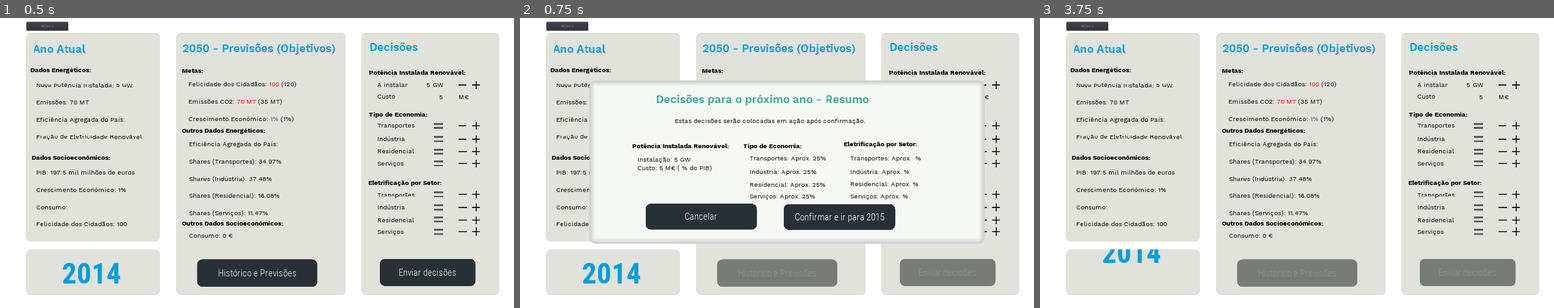
Above: before the commit, frames 1-3 (left to right).
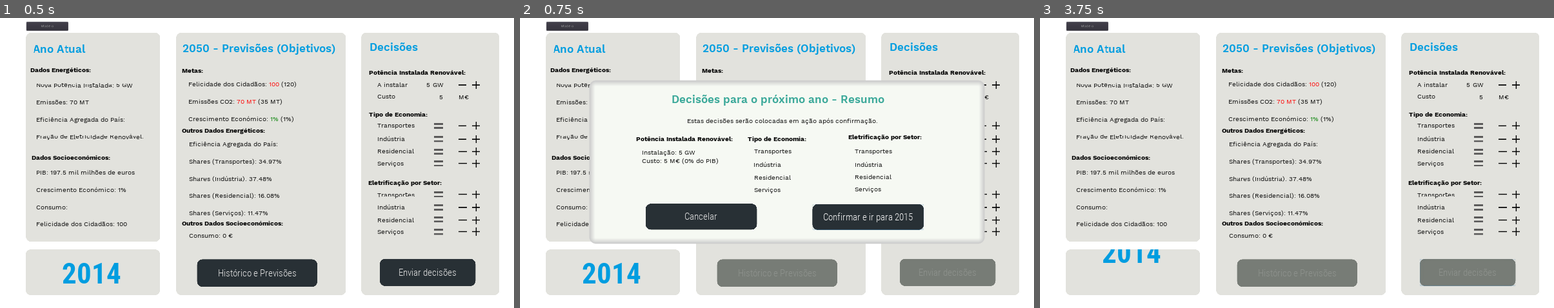
Above: after the commit, the same moments.

Repository: TiagoTaveira/ExergyX
Game: Godot game, scene res://MainScene.tscn
The game is run twice, just before and just after one commit, with the same random seed, the same clock (stepped at 60 frames per second) and the same inputs.
Inputs (mouse positions are in pixels of both pictures, inside the frame that each line leads up to):
- Up to frame 1 (0.5 s): no input
- Up to frame 2 (0.75 s): click "Enviar decisões" at 0.5 s
- Up to frame 3 (3.75 s): click (1502, 87) at 1.25 s; click (1518, 87) at 2 s; click "Modelo" at 2.75 s; click "Confirmar e ir para 2015" at 3.5 s

Frame 1 is identical in both runs. In frame 2, 4.4% of the frame differs, in the area x 21-79%, y 26-74%; in frame 3, nothing differs.

Commit message:
Add "Percentage of GDP used" stat to decisions screen

Diff:
--- a/MainScene.gd
+++ b/MainScene.gd
@@ -179,7 +179,7 @@
 func _on_Button_pressed(): #Submit Decisions Button
 	#get_node("AcceptDialog").popup_centered_ratio(0.20)
 	disable_all_buttons()
-	calculate_percentages()
+	#calculate_percentages()  #DEPRECATED
 	update_confirmation_popup()
 	get_node("ConfirmationPopup").popup()
 	#var packed_scene = PackedScene.new()
@@ -369,11 +369,8 @@
 
 func update_confirmation_popup():
 	get_node("ConfirmationPopup/Control/ConfirmarDecisoes").text = "Confirmar e ir para " + str(PlayerVariables.current_year + 1)
-	get_node("ConfirmationPopup/Control/ResumoPotenciaInstalada …(106 unchanged characters)… layerVariables.investment_cost) + " M€ ( % do PIB)"
-	get_node("ConfirmationPopup/Control/Transportes").text = "Transportes: Aprox. " + str(PlayerVariables.economy_type_percentage_transportation) + "%"
-	get_node("ConfirmationPopup/Control/Industria").text = "Indústria: Aprox. " + str(PlayerVariables.economy_type_percentage_industry) + "%"
-	get_node("ConfirmationPopup/Control/Residencial").text = "Residencial: Aprox. " + str(PlayerVariables.economy_type_percentage_residential) + "%"
-	get_node("ConfirmationPopup/Control/Servicos").text = "Serviços: Aprox. " + str(PlayerVariables.economy_type_percentage_services) + "%"
+	get_node("ConfirmationPopup/Control/ResumoPotenciaInstalada …(106 unchanged characters)… layerVariables.investment_cost) + " M€ (" + str(stepify(((PlayerVariables.investment_cost / PlayerVariables.money)) * 100, 0.1)) + "% do PIB)"
+
 
 
 func update_level_images():
--- a/MainScene.tscn
+++ b/MainScene.tscn
@@ -1036,19 +1036,19 @@
 margin_bottom = 585.0
 
 [node name="Titulo" type="RichTextLabel" parent="ConfirmationPopup/Control"]
-margin_left = 227.714
+margin_left = 283.714
 margin_top = 24.9927
-margin_right = 1200.71
+margin_right = 1256.71
 margin_bottom = 83.9927
 custom_fonts/normal_font = ExtResource( 4 )
 custom_colors/default_color = Color( 0.227451, 0.658824, 0.6, 1 )
 text = "Decisões para o próximo ano - Resumo"
 
 [node name="ResumoPotenciaInstalada" type="RichTextLabel" parent="ConfirmationPopup/Control"]
-margin_left = 157.869
-margin_top = 256.929
-margin_right = 1862.87
-margin_bottom = 339.929
+margin_left = 173.869
+margin_top = 230.929
+margin_right = 1878.87
+margin_bottom = 313.929
 custom_fonts/normal_font = ExtResource( 6 )
 custom_colors/default_color = Color( 0, 0, 0, 1 )
 bbcode_enabled = true
@@ -1078,19 +1078,19 @@
 text = "Com a distribuição de recursos definida, os setores abaixo beneficiarão dos seguintes shares de eletrificação:"
 
 [node name="FinalMessage" type="RichTextLabel" parent="ConfirmationPopup/Control"]
-margin_left = 297.074
+margin_left = 342.074
 margin_top = 114.186
-margin_right = 1681.07
+margin_right = 1726.07
 margin_bottom = 157.186
 custom_fonts/normal_font = ExtResource( 6 )
 custom_colors/default_color = Color( 0, 0, 0, 1 )
 text = "Estas decisões serão colocadas em ação após confirmação."
 
 [node name="PotenciaInstalada" type="RichTextLabel" parent="ConfirmationPopup/Control"]
-margin_left = 136.869
-margin_top = 205.929
-margin_right = 1664.87
-margin_bottom = 264.929
+margin_left = 152.869
+margin_top = 179.929
+margin_right = 1680.87
+margin_bottom = 238.929
 rect_pivot_offset = Vector2( 0, 21.7076 )
 custom_fonts/bold_font = ExtResource( 5 )
 custom_fonts/normal_font = ExtResource( 6 )
@@ -1100,10 +1100,10 @@
 text = "Potência Instalada Renovável:"
 
 [node name="TipoEconomia" type="RichTextLabel" parent="ConfirmationPopup/Control"]
-margin_left = 552.113
-margin_top = 206.525
-margin_right = 931.114
-margin_bottom = 249.525
+margin_left = 568.113
+margin_top = 180.525
+margin_right = 947.114
+margin_bottom = 223.525
 rect_pivot_offset = Vector2( 0, 21.7076 )
 custom_fonts/bold_font = ExtResource( 5 )
 custom_fonts/normal_font = ExtResource( 6 )
@@ -1113,10 +1113,10 @@
 text = "Tipo de Economia:"
 
 [node name="EletrificacaoSetor" type="RichTextLabel" parent="ConfirmationPopup/Control"]
-margin_left = 925.638
-margin_top = 199.895
-margin_right = 1775.63
-margin_bottom = 242.895
+margin_left = 941.638
+margin_top = 173.895
+margin_right = 1791.63
+margin_bottom = 216.895
 rect_pivot_offset = Vector2( 0, 21.7076 )
 custom_fonts/bold_font = ExtResource( 5 )
 custom_fonts/normal_font = ExtResource( 6 )
@@ -1126,105 +1126,105 @@
 text = "Eletrificação por Setor:"
 
 [node name="Transportes" type="RichTextLabel" parent="ConfirmationPopup/Control"]
-margin_left = 574.699
-margin_top = 253.483
-margin_right = 1980.69
-margin_bottom = 296.483
-rect_pivot_offset = Vector2( 0, 21.7076 )
-custom_fonts/normal_font = ExtResource( 6 )
-custom_colors/default_color = Color( 0, 0, 0, 1 )
-bbcode_enabled = true
-bbcode_text = "Transportes: Aprox.  %"
-text = "Transportes: Aprox.  %"
+margin_left = 590.699
+margin_top = 227.483
+margin_right = 1996.69
+margin_bottom = 270.483
+rect_pivot_offset = Vector2( 0, 21.7076 )
+custom_fonts/normal_font = ExtResource( 6 )
+custom_colors/default_color = Color( 0, 0, 0, 1 )
+bbcode_enabled = true
+bbcode_text = "Transportes"
+text = "Transportes"
 
 [node name="Transportes2" type="RichTextLabel" parent="ConfirmationPopup/Control"]
-margin_left = 950.088
-margin_top = 251.825
-margin_right = 2311.08
-margin_bottom = 294.825
-rect_pivot_offset = Vector2( 0, 21.7076 )
-custom_fonts/normal_font = ExtResource( 6 )
-custom_colors/default_color = Color( 0, 0, 0, 1 )
-bbcode_enabled = true
-bbcode_text = "Transportes: Aprox.  %"
-text = "Transportes: Aprox.  %"
+margin_left = 966.088
+margin_top = 225.825
+margin_right = 2327.08
+margin_bottom = 268.825
+rect_pivot_offset = Vector2( 0, 21.7076 )
+custom_fonts/normal_font = ExtResource( 6 )
+custom_colors/default_color = Color( 0, 0, 0, 1 )
+bbcode_enabled = true
+bbcode_text = "Transportes"
+text = "Transportes"
 
 [node name="Industria" type="RichTextLabel" parent="ConfirmationPopup/Control"]
-margin_left = 573.699
-margin_top = 303.483
-margin_right = 2007.69
-margin_bottom = 346.483
-rect_pivot_offset = Vector2( 0, 21.7076 )
-custom_fonts/normal_font = ExtResource( 6 )
-custom_colors/default_color = Color( 0, 0, 0, 1 )
-bbcode_enabled = true
-bbcode_text = "Indústria: Aprox. %"
-text = "Indústria: Aprox. %"
+margin_left = 589.699
+margin_top = 277.483
+margin_right = 2023.69
+margin_bottom = 320.483
+rect_pivot_offset = Vector2( 0, 21.7076 )
+custom_fonts/normal_font = ExtResource( 6 )
+custom_colors/default_color = Color( 0, 0, 0, 1 )
+bbcode_enabled = true
+bbcode_text = "Indústria"
+text = "Indústria"
 
 [node name="Industria2" type="RichTextLabel" parent="ConfirmationPopup/Control"]
-margin_left = 949.088
-margin_top = 301.825
-margin_right = 2487.08
-margin_bottom = 344.825
-rect_pivot_offset = Vector2( 0, 21.7076 )
-custom_fonts/normal_font = ExtResource( 6 )
-custom_colors/default_color = Color( 0, 0, 0, 1 )
-bbcode_enabled = true
-bbcode_text = "Indústria: Aprox. %"
-text = "Indústria: Aprox. %"
+margin_left = 965.088
+margin_top = 275.825
+margin_right = 2503.08
+margin_bottom = 318.825
+rect_pivot_offset = Vector2( 0, 21.7076 )
+custom_fonts/normal_font = ExtResource( 6 )
+custom_colors/default_color = Color( 0, 0, 0, 1 )
+bbcode_enabled = true
+bbcode_text = "Indústria"
+text = "Indústria"
 
 [node name="Residencial" type="RichTextLabel" parent="ConfirmationPopup/Control"]
-margin_left = 574.699
-margin_top = 350.483
-margin_right = 1939.69
-margin_bottom = 393.483
-rect_pivot_offset = Vector2( 0, 21.7076 )
-custom_fonts/normal_font = ExtResource( 6 )
-custom_colors/default_color = Color( 0, 0, 0, 1 )
-bbcode_enabled = true
-bbcode_text = "Residencial: Aprox. %"
-text = "Residencial: Aprox. %"
+margin_left = 590.699
+margin_top = 324.483
+margin_right = 1955.69
+margin_bottom = 367.483
+rect_pivot_offset = Vector2( 0, 21.7076 )
+custom_fonts/normal_font = ExtResource( 6 )
+custom_colors/default_color = Color( 0, 0, 0, 1 )
+bbcode_enabled = true
+bbcode_text = "Residencial"
+text = "Residencial"
 
 [node name="Residencial2" type="RichTextLabel" parent="ConfirmationPopup/Control"]
-margin_left = 950.088
-margin_top = 348.825
-margin_right = 2303.08
-margin_bottom = 391.825
-rect_pivot_offset = Vector2( 0, 21.7076 )
-custom_fonts/normal_font = ExtResource( 6 )
-custom_colors/default_color = Color( 0, 0, 0, 1 )
-bbcode_enabled = true
-bbcode_text = "Residencial: Aprox. %"
-text = "Residencial: Aprox. %"
+margin_left = 966.088
+margin_top = 322.825
+margin_right = 2319.08
+margin_bottom = 365.825
+rect_pivot_offset = Vector2( 0, 21.7076 )
+custom_fonts/normal_font = ExtResource( 6 )
+custom_colors/default_color = Color( 0, 0, 0, 1 )
+bbcode_enabled = true
+bbcode_text = "Residencial"
+text = "Residencial"
 
 [node name="Servicos" type="RichTextLabel" parent="ConfirmationPopup/Control"]
-margin_left = 574.699
-margin_top = 395.483
-margin_right = 1982.69
-margin_bottom = 438.483
-rect_pivot_offset = Vector2( 0, 21.7076 )
-custom_fonts/normal_font = ExtResource( 6 )
-custom_colors/default_color = Color( 0, 0, 0, 1 )
-bbcode_enabled = true
-bbcode_text = "Serviços: Aprox. %"
-text = "Serviços: Aprox. %"
+margin_left = 590.699
+margin_top = 369.483
+margin_right = 1998.69
+margin_bottom = 412.483
+rect_pivot_offset = Vector2( 0, 21.7076 )
+custom_fonts/normal_font = ExtResource( 6 )
+custom_colors/default_color = Color( 0, 0, 0, 1 )
+bbcode_enabled = true
+bbcode_text = "Serviços"
+text = "Serviços"
 
 [node name="Servicos2" type="RichTextLabel" parent="ConfirmationPopup/Control"]
-margin_left = 950.088
-margin_top = 393.825
-margin_right = 2212.08
-margin_bottom = 436.825
-rect_pivot_offset = Vector2( 0, 21.7076 )
-custom_fonts/normal_font = ExtResource( 6 )
-custom_colors/default_color = Color( 0, 0, 0, 1 )
-bbcode_enabled = true
-bbcode_text = "Serviços: Aprox. %"
-text = "Serviços: Aprox. %"
+margin_left = 966.088
+margin_top = 367.825
+margin_right = 2228.08
+margin_bottom = 410.825
+rect_pivot_offset = Vector2( 0, 21.7076 )
+custom_fonts/normal_font = ExtResource( 6 )
+custom_colors/default_color = Color( 0, 0, 0, 1 )
+bbcode_enabled = true
+bbcode_text = "Serviços"
+text = "Serviços"
 
 [node name="ConfirmarDecisoes" type="Button" parent="ConfirmationPopup/Control"]
-margin_left = 701.895
+margin_left = 808.895
 margin_top = 439.047
-margin_right = 1115.9
+margin_right = 1222.9
 margin_bottom = 535.047
 mouse_default_cursor_shape = 2
 theme = ExtResource( 2 )
@@ -1286,19 +1286,19 @@
 Capital: 5000000
 Labour: 0
 TFP: 0"
-text = "Ano:
-Potencia Instalada Solar:
-Potencia Instalada Vento:
-Potencia Instalada Biomassa:
-Custo solar:
-Custo vento:
-Custo biomassa:
-Custo total:
-PIB:
-Investimento para capital:
-Capital:
-Labour:
-TFP: "
+text = "Ano: 2017
+Potencia Instalada Solar: 10000
+Potencia Instalada Vento: 10000
+Potencia Instalada Biomassa: 10000
+Custo solar: 0
+Custo vento: 0
+Custo biomassa: 0
+Custo total: 0
+PIB: 900000000
+Investimento para capital: 0
+Capital: 5000000
+Labour: 0
+TFP: 0"
 scroll_following = true
 
 [node name="Texto2" type="RichTextLabel" parent="ModelPopup/Control"]
